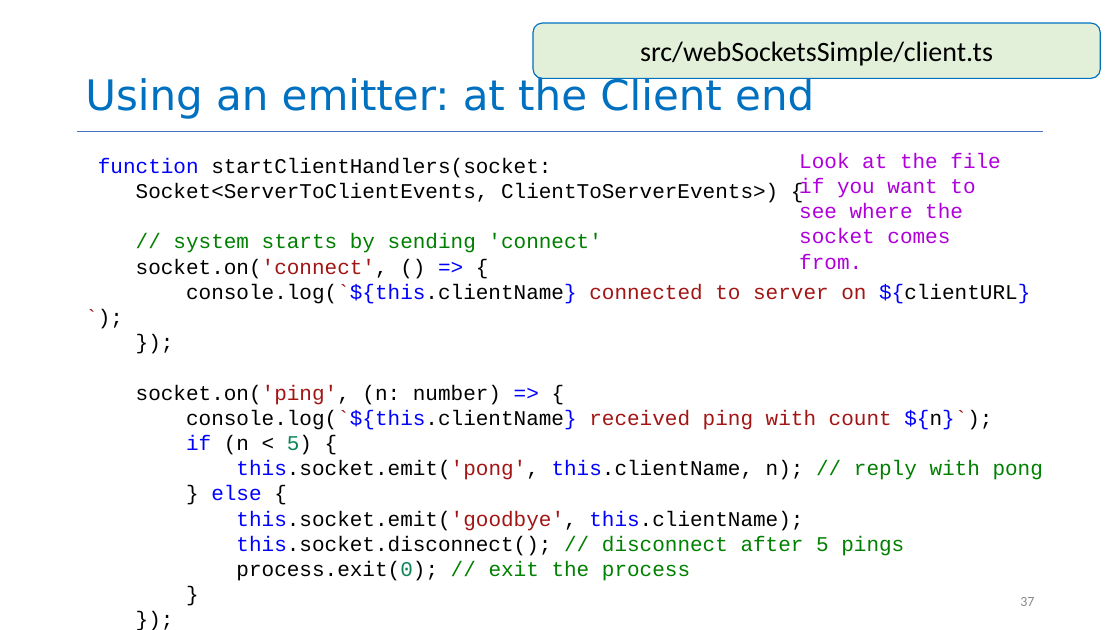
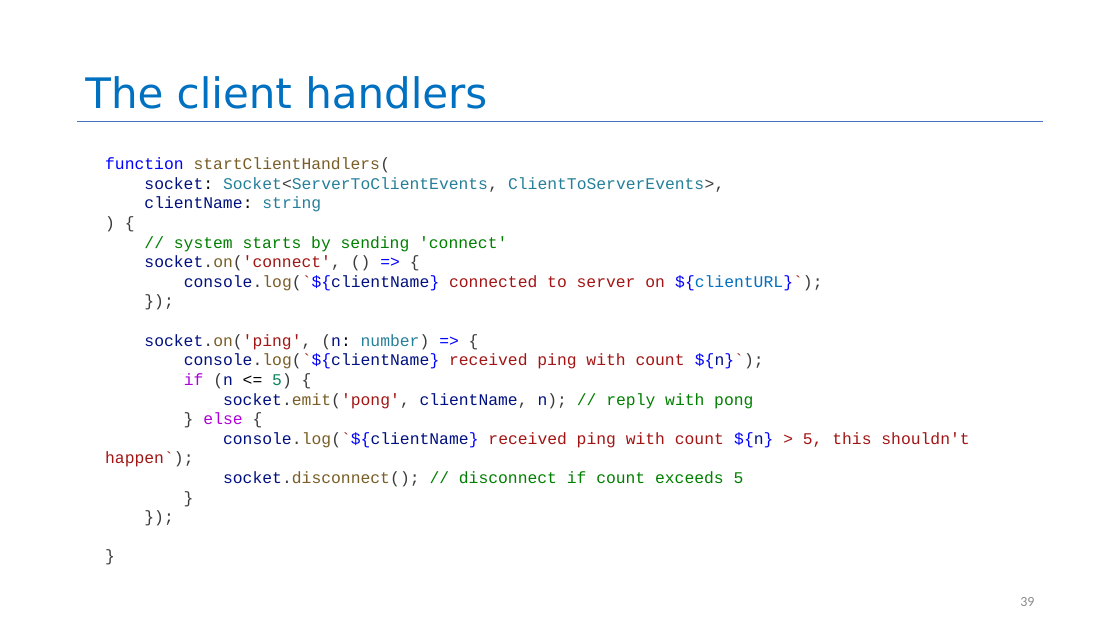
Before and after one commit to yashburshe/CS4530-Fall-2025, a slide deck: slide 39 of Slides/Module 05 Interaction-Level Design Patterns.pptx (slide 37 before the commit). Drawn at 1120x630 pixels with LibreOffice and Linux fonts; fonts in the diff are those of the drawing. Boxes give left, top, right and bottom in pixels: in the first picture for what was removed or moved away, otherwise in the second. Text is boxed around its words. In the diff, an @@ line names an element or a change of style, - is before the commit and + after.

```diff
--- a/Slides/Module 05 Interaction-Level Design Patterns.pptx
+++ b/Slides/Module 05 Interaction-Level Design Patterns.pptx
@@ rounded rectangle removed at bbox=[534, 23, 1101, 78] @@
-src/webSocketsSimple/client.ts
@@ title at bbox=[85, 76, 487, 109]: text changed @@
-Using an emitter: at the Client end
+The client handlers
@@ line moved from (77, 131) - (1044, 131) to (77, 122) - (1044, 122) @@
@@ text at bbox=[105, 157, 969, 487]: text changed; size 18 to 14 pt; text colour #000000 to #3B3B3B @@
-});
-}
+});
+}
@@ text "function startClientHandlers(": place and size @@
-text "function startClientHandlers(" at bbox=[98, 158, 1043, 581]
+text "function startClientHandlers(" at bbox=[105, 157, 969, 487]
@@ text at bbox=[105, 157, 822, 291]: text changed; size 18 to 14 pt; text colour #000000 to #267F99 @@
-function startClientHandlers(socket:
-Socket<ServerToClientEvents, ClientToServerEvents>) {
-// system starts by sending 'connect'
-socket.on('connect', () => {
-console.log(`${this.clientName} connected to server on ${clientURL}`);
+function startClientHandlers(
+socket: Socket<ServerToClientEvents, ClientToServerEvents>,
+clientName: string
+) {
+// system starts by sending 'connect'
+socket.on('connect', () => {
+console.log(`${clientName} connected to server on ${clientURL}`);
@@ text removed at bbox=[799, 153, 1000, 244] @@
-Look at the file if you want to see where the socket comes from.
@@ text at bbox=[144, 334, 430, 424]: size 18 to 14 pt in "});", "socket.on('ping', (n: number) => {", "} else {", "}"; text colour #000000 to #3B3B3B in "});", "socket.on('ping', (n: number) {", "} {", "}"; text colour #000000 to #001080 in "socket.on('ping', (n:"; text colour #000000 to #795E26 in "socket.on('ping',"; text colour #000000 to #267F99 in "number)"; text colour #0000FF to #AF00DB in "else" @@
@@ text at bbox=[184, 353, 764, 409]: text changed; size 18 to 14 pt; text colour #000000 to #001080 @@
-console.log(`${this.clientName} received ping with count ${n}`);
-if (n < 5) {
-this.socket.emit('pong', this.clientName, n); // reply with pong
+console.log(`${clientName} received ping with count ${n}`);
+if (n <= 5) {
+socket.emit('pong', clientName, n); // reply with pong
@@ text at bbox=[105, 432, 969, 487]: text changed; size 18 to 14 pt; text colour #000000 to #A31515 @@
-this.socket.emit('goodbye', this.clientName);
-this.socket.disconnect(); // disconnect after 5 pings
-process.exit(0); // exit the process
+console.log(`${clientName} received ping with count ${n} > 5, this shouldn't happen`);
+socket.disconnect(); // disconnect if count exceeds 5
@@ page number at bbox=[1020, 597, 1034, 606]: text changed @@
-37
+39
```
Also in this commit, not shown: 14 other slides changed, 2 slides added, 1 other file.
